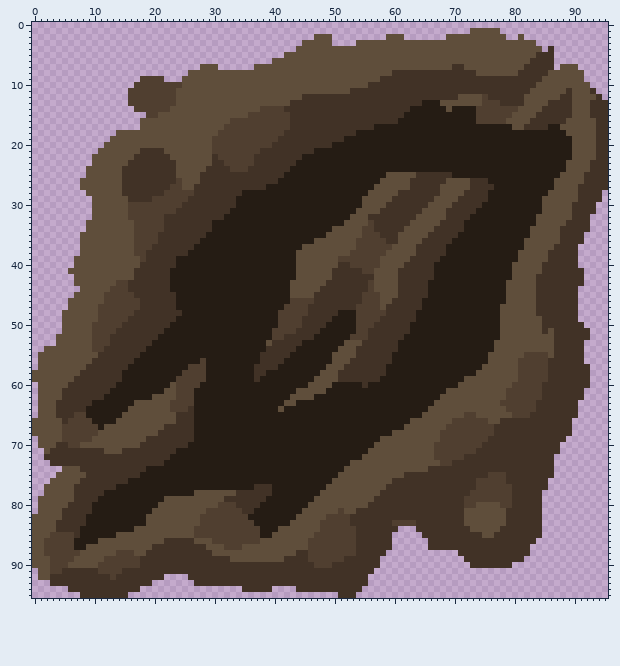
Sprite sheet -- sprites/blocks/environment/endomine/extinguished-crater3.png. Above, as it was before the edit.
The file is 96x96 pixels.
After the commit:
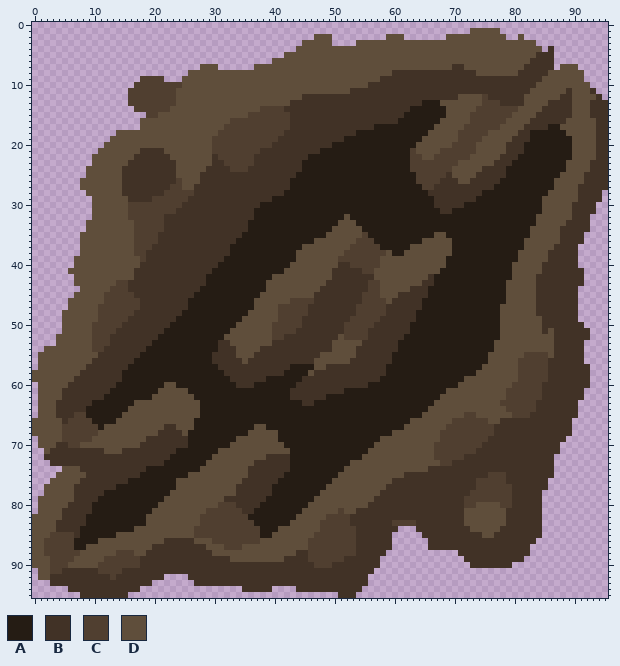
Palette (. is transparent): A #251c14  B #413226  C #503f30  D #5f4e3b
From old to new:
Changed rows in their new state; - is an unchanged pixel.
first column x 21:
14 -------------------------------------------------DDDD---------
15 ------------------------------------------------DDDDC---------
16 -----------------------------------------------DDDDDC---------
17 ----------------------------------------------DDDDDCCCCCCDD---
18 ---------------------------------------------DDDDDCCCCCDDDDDBB
19 --------------------------------------------DDDDDDCCCCDDDDDBBB
20 -------------------------------------------DDDDDDCCCCDDDDDBBB-
21 --------------------------B---------------CDDDDCCCCCCDDDDDBBB-
22 ------------------------B-----------------CCDDCCCCCCDDDDDBBB--
23 -----------------------B------------------CCCCCCCCDDDDDDBBB---
24 ----------------------BB------------------CCCCCCCDDDDDBBBB----
25 ---------------------BB---------------AAAAACCCCC-DDDDBBBBB----
26 --------------------BB---------------AAAAAACCCC-BB-----BB-----
27 ------------------BBBB--------------AAAAAAAACC-BBBBB----------
28 --------------BBBBBBB--------------AAAAAAAAAA--BBBB---A-------
29 -------------BBBBBB---------------AAAAAAAAAAAABBBB---AA-------
30 -------------BBBB-----------------AAAAAAAAAAAABBB--AAA--------
31 ------------BBBB-----------------AAAAAAAAAAAAAAB-AAAA---------
32 -----------BBBBB---------------DAAAAAAAAAAAAAAAAAAAA----------
33 ---------BBBBBB---------------D--AAAAAAAAAAAAAAAAAA-----------
34 ---------BBBBBB-------------------AAAAAAAAAAAAAAAAA-----------
35 --------BBBBBB---------------------AAAAAAAAAAADDAA------------
36 -------BBBBBB-----------------------AAAAAAAADDDDD-------------
37 ------BBBBBB--------------------C----AAAAA-DDDDDD-------------
38 -----BBBBBBB-------------------C-------AA--DDDDDD-------------
39 ---BBBBBBBB-------------------------------DDDDDD--------------
40 ---BBBBBBB------------D------------------DDDDDDD--------------
41 --BBBBBBB------------DD-----------------DDDDDDD---------------
42 --BBBBBB-----------DDDD-----------------DDDDD-----------------
43 --BBBBBB----------DDDD--------------C---DDDD-B----------------
44 --BBBBB-----------DDDD--------------C---DD--------------------
45 ---BBB-----------DDDDD----------------------------------------
46 ---BB-----------DDDDDD---------------C------------------------
47 ---BB-----------DDDDC----------------C------------------------
48 ---------------DDDDD----------BBB-----------------------------
49 --------------DDDDDD---------BBBC-----------------------------
50 -------------DDDDDDC--------BBBCC-----------------------------
51 ------------DDDDDDD--------BBBBCC-----------------------------
52 -----------DDDDDDDD-------BBBBDC------------------------------
53 ----------BBDDDDDD------BBBBBDD-------------------------------
54 ----------BBBDDDDB-----BBBBBBD--------------------------------
55 ---------BBBBDDDB-----BBBBBDD---------------------------------
56 -------A-BBBBBDBB----BBBBBDDD---------------------------------
57 -----AAA--BBBBBB----BB----DDBBB-------------------------------
58 ----AAAA---BBBBB--BBB----DBBBB--------------------------------
59 ---AAAAA----BBBB-B------BBBBBB--------------------------------
60 -D-AAAA------BBB-------BBBBBBBBBBB----------------------------
61 D--DDA----------------BBBBBBBBB-------------------------------
62 ---DDD----------------BBBBBB----------------------------------
63 --DDDDD--------------AA-BB------------------------------------
64 --DDDDD-------------A-----------------------------------------
65 ---DDDD-------------------------------------------------------
66 ---DDD--------------------------------------------------------
67 ---DDD----------DD--------------------------------------------
68 ----DA---------DDDDD------------------------------------------
69 -----A-------DDDDDDD------------------------------------------
70 ------------DDDDDDDDD-----------------------------------------
71 ----------DDDDDDDDDDDD----------------------------------------
72 ---------DDDDDDDDDBBBB----------------------------------------
73 --------DDDDDDDDBBBBBB----------------------------------------
74 -------DDDDDDDDBBBBBBB----------------------------------------
75 -----DDDDDDDDDDBBBBBB-----------------------------------------
76 ---DDDDDDDDDDDBBBBBB------------------------------------------
77 ---DDDDDDDDDDBBB----------------------------------------------
78 --DDDD--------------------------------------------------------
